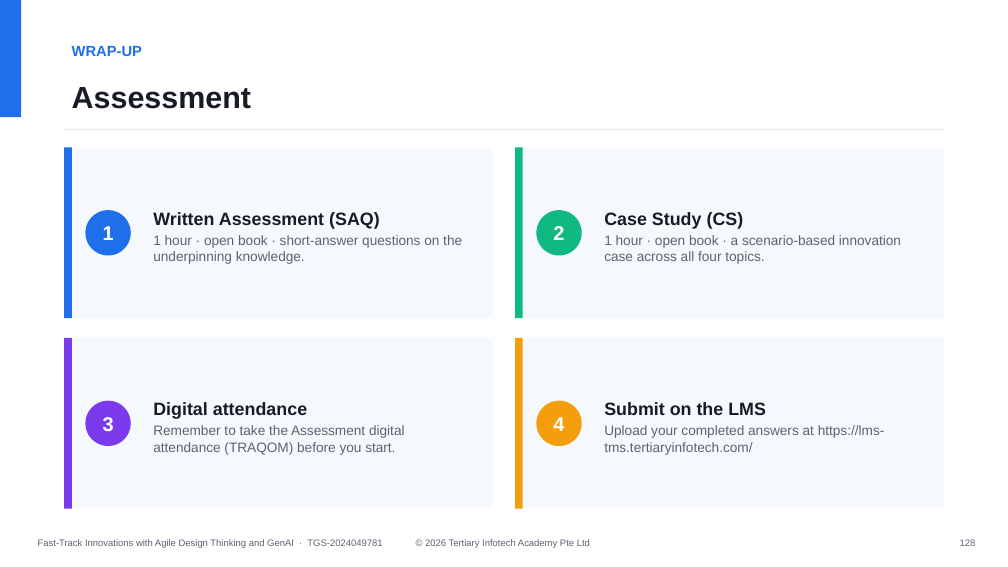
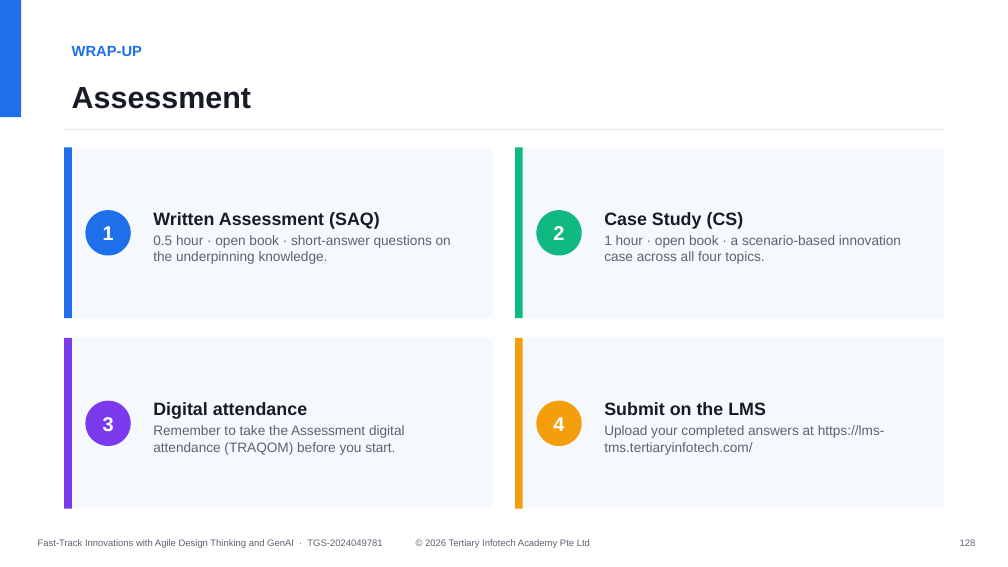
Before and after one commit to tertiarycourses/TGS-2024049781-Fast-Track-Innovations-with-Agile-Design-Thinking-and-Generative-AI, a slide deck: slide 128 of courseware/Fast-Track Innovations with Agile Design Thinking and GenAI-v4.0.pptx. Drawn at 1008x567 pixels with LibreOffice and Linux fonts; fonts in the diff are those of the drawing. Boxes give left, top, right and bottom in pixels: in the first picture for what was removed or moved away, otherwise in the second. Text is boxed around its words. In the diff, an @@ line names an element or a change of style, - is before the commit and + after.

```diff
--- a/courseware/Fast-Track Innovations with Agile Design Thinking and GenAI-v4.0.pptx
+++ b/courseware/Fast-Track Innovations with Agile Design Thinking and GenAI-v4.0.pptx
@@ text at [153,235,451,264]: text changed @@
-1 hour · open book · short-answer questions on the underpinning knowledge.
+0.5 hour · open book · short-answer questions on the underpinning knowledge.
```
Also in this commit, not shown: 15 other slides changed, 30 other files.
